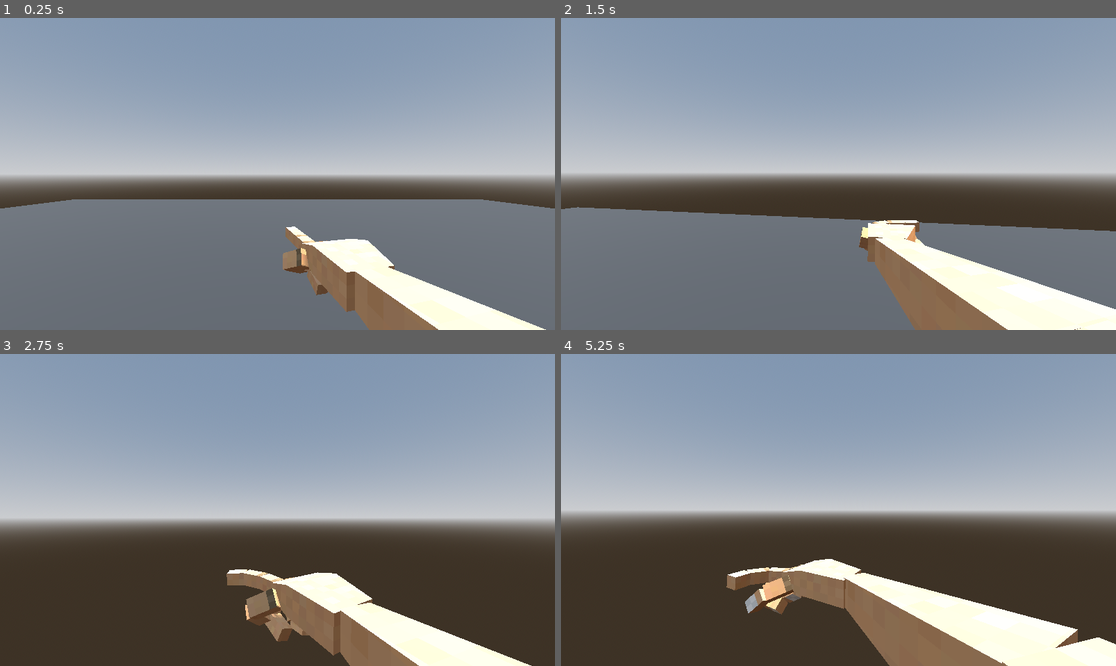
Above: before the commit, frames 1-4 (two rows, left to right).
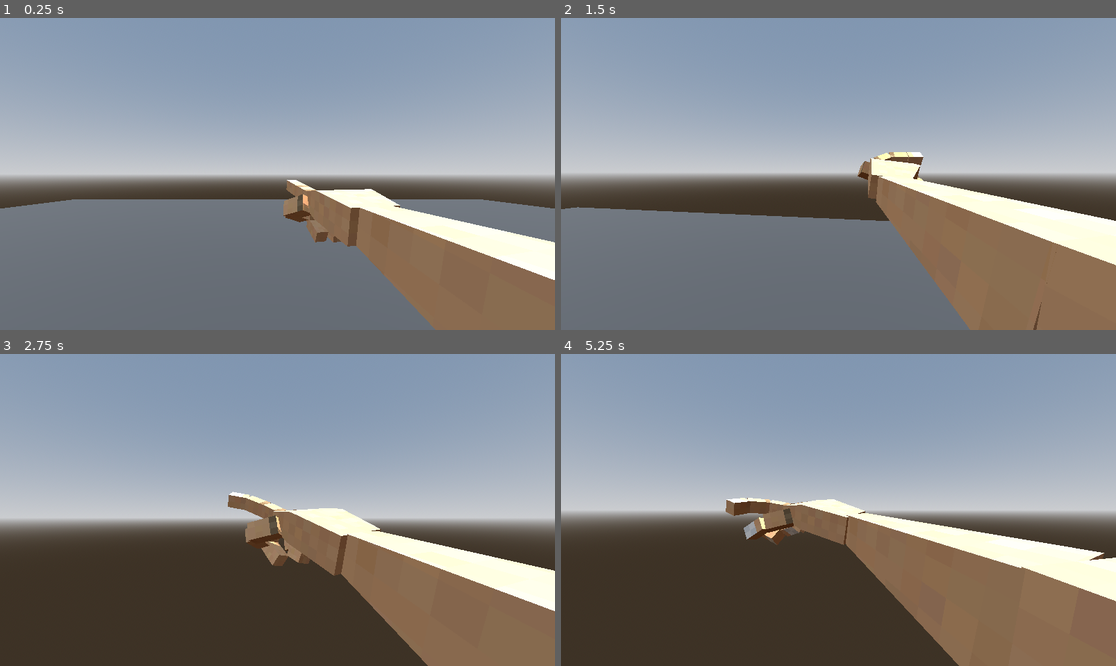
Above: after the commit, the same moments.

Repository: GildedBirch/evading-homework
Game: Godot game, scene res://scenes/management/main.tscn
Same seed, same stepped clock (60 frames per second), same inputs: the game is played once before the commit and once after it.
Inputs (mouse positions are in pixels of both pictures, inside the frame that each line leads up to):
- Up to frame 1 (0.25 s): no input
- Up to frame 2 (1.5 s): tap Enter at 0.5 s; move the mouse to (866, 174) at 0.52 s; press the mouse at (866, 174) at 0.53 s; hold W (move_forward) from 0.53 s (still down); move the mouse to (810, 174) at 1.27 s; release the mouse at (810, 174) at 1.28 s; click (810, 174) at 1.35 s
- Up to frame 3 (2.75 s): keep holding W (move_forward); move the mouse to (288, 503) at 2.02 s; press the mouse at (288, 503) at 2.03 s
- Up to frame 4 (5.25 s): keep holding W (move_forward); move the mouse to (832, 516) at 2.77 s; release the mouse at (832, 516) at 2.78 s; click (832, 516) at 2.85 s; move the mouse to (877, 513) at 3.52 s; press the mouse at (877, 513) at 3.53 s; move the mouse to (794, 506) at 4.27 s; release the mouse at (794, 506) at 4.28 s; click (794, 506) at 4.35 s; move the mouse to (844, 510) at 5.02 s; press the mouse at (844, 510) at 5.03 s

The runs differ from the first frame. In frame 1, 17% of the frame differs, in the area x 50-100%, y 51-100%; in frame 2, 18%; in frame 3, 21%; in frame 4, 24%, in the area x 29-100%, y 46-100%.

Commit message:
Can now create 3D buttons to interact with

Diff:
--- /dev/null
+++ b/scenes/button3d/button_3d.gd
@@ -0,0 +1,16 @@
+class_name Button3D
+extends Area3D
+
+
+signal pressed
+
+@export var press_depth: float = 0.025
+@export var button_mesh: Node3D
+
+
+func interact() -> void:
+	pressed.emit()
+	# Play sound
+	var tween: Tween = get_tree().create_tween()
+	tween.tween_property(button_mesh, "position:y", position.y - press_depth, 0.2)
+	tween.tween_property(button_mesh, "position:y", position.y + press_depth, 0.2)
--- /dev/null
+++ b/scenes/button3d/button_3d.tscn
@@ -0,0 +1,9 @@
+[gd_scene load_steps=2 format=3 uid="uid://j13dmisih20f"]
+
+[ext_resource type="Script" uid="uid://8lcnb82ltifu" path="res://scenes/button3d/button_3d.gd" id="1_sacv6"]
+
+[node name="Button3D" type="Area3D"]
+collision_layer = 2
+collision_mask = 0
+monitoring = false
+script = ExtResource("1_sacv6")
--- a/scenes/level/level.tscn
+++ b/scenes/level/level.tscn
@@ -1,4 +1,6 @@
-[gd_scene load_steps=5 format=3 uid="uid://beo6v36n1gjjd"]
+[gd_scene load_steps=8 format=3 uid="uid://beo6v36n1gjjd"]
+
+[ext_resource type="PackedScene" uid="uid://j13dmisih20f" path="res://scenes/button3d/button_3d.tscn" id="1_h3e3j"]
 
 [sub_resource type="ProceduralSkyMaterial" id="ProceduralSkyMaterial_8y3pp"]
 sky_horizon_color = Color(0.662243, 0.671743, 0.686743, 1)
@@ -15,6 +17,15 @@
 [sub_resource type="StandardMaterial3D" id="StandardMaterial3D_8y3pp"]
 albedo_color = Color(0.197937, 0.197937, 0.197937, 1)
 
+[sub_resource type="CylinderShape3D" id="CylinderShape3D_nbgty"]
+height = 0.2
+radius = 0.2
+
+[sub_resource type="CylinderMesh" id="CylinderMesh_i166f"]
+top_radius = 0.2
+bottom_radius = 0.2
+height = 0.2
+
 [node name="Level" type="Node"]
 
 [node name="WorldEnvironment" type="WorldEnvironment" parent="."]
@@ -28,3 +39,14 @@
 transform = Transform3D(1, 0, 0, 0, 1, 0, 0, 0, 1, 0, -0.5, 0)
 size = Vector3(20, 1, 20)
 material = SubResource("StandardMaterial3D_8y3pp")
+
+[node name="Button3D" parent="." node_paths=PackedStringArray("button_mesh") instance=ExtResource("1_h3e3j")]
+button_mesh = NodePath("MeshInstance3D")
+
+[node name="CollisionShape3D" type="CollisionShape3D" parent="Button3D"]
+transform = Transform3D(1, 0, 0, 0, 1, 0, 0, 0, 1, 0, 0.0939495, 0)
+shape = SubResource("CylinderShape3D_nbgty")
+
+[node name="MeshInstance3D" type="MeshInstance3D" parent="Button3D"]
+transform = Transform3D(1, 0, 0, 0, 1, 0, 0, 0, 1, 0, 0.0951402, 0)
+mesh = SubResource("CylinderMesh_i166f")
--- a/scenes/player/player.gd
+++ b/scenes/player/player.gd
@@ -9,13 +9,14 @@
 
 @onready var camera_pivot: Node3D = %CameraPivot
 @onready var right_hand: Node3D = %RightHand
+@onready var look_ray: RayCast3D = %LookRay
 
 
 func _ready() -> void:
 	Input.mouse_mode = Input.MOUSE_MODE_CAPTURED
 
 
-func _physics_process(delta: float) -> void:
+func _physics_process(_delta: float) -> void:
 	handle_camera_rotation()
 
 	var input_dir: Vector2 = Input.get_vector(&"move_left", &"move_right", &"move_forward", &"move_backward")
@@ -38,6 +39,7 @@
 
 func _unhandled_input(event: InputEvent) -> void:
 	if event.is_action_pressed("interact"):
+		interact()
 		hand_press()
 
 
@@ -48,8 +50,13 @@
 	mouse_motion = Vector2.ZERO
 
 
+func interact() -> void:
+	var hit: Area3D = look_ray.get_collider()
+	if hit:
+		hit.interact()
+
+
 func hand_press() -> void:
-	print("yee")
 	var tween: Tween = get_tree().create_tween()
 	tween.set_ease(Tween.EASE_IN_OUT)
 	tween.set_trans(Tween.TRANS_QUART)
--- a/scenes/player/player.tscn
+++ b/scenes/player/player.tscn
@@ -21,8 +21,15 @@
 
 [node name="PlayerCamera" type="Camera3D" parent="CameraPivot"]
 
+[node name="LookRay" type="RayCast3D" parent="CameraPivot"]
+unique_name_in_owner = true
+target_position = Vector3(0, 0, -2)
+collision_mask = 2
+collide_with_areas = true
+collide_with_bodies = false
+
 [node name="HandHolder" type="Node3D" parent="CameraPivot"]
-transform = Transform3D(0.965926, 0, 0.258819, 0, 1, 0, -0.258819, 0, 0.965926, 0.557941, -0.3, 0.623822)
+transform = Transform3D(0.965926, 0.0360207, 0.2563, 0, 0.990268, -0.139173, -0.258819, 0.134431, 0.956526, 0.557941, -0.3, 0.623822)
 
 [node name="RightHand" parent="CameraPivot/HandHolder" instance=ExtResource("2_gmlin")]
 unique_name_in_owner = true
Not shown, added: scenes/button3d/button_3d.gd.uid
